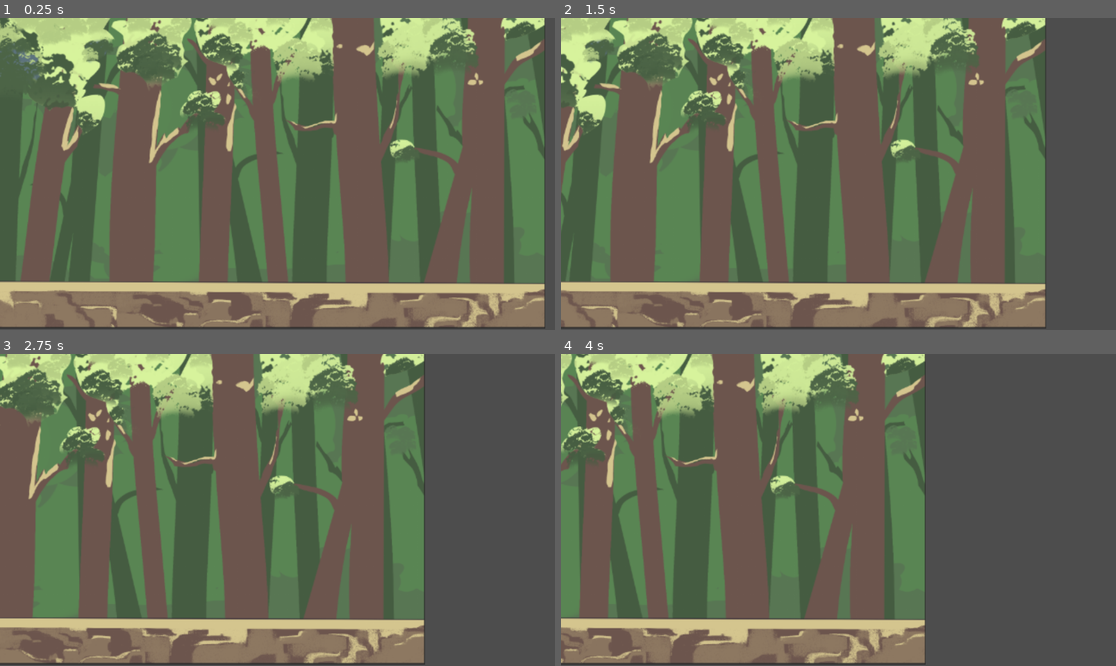
Above: before the commit, frames 1-4 (two rows, left to right).
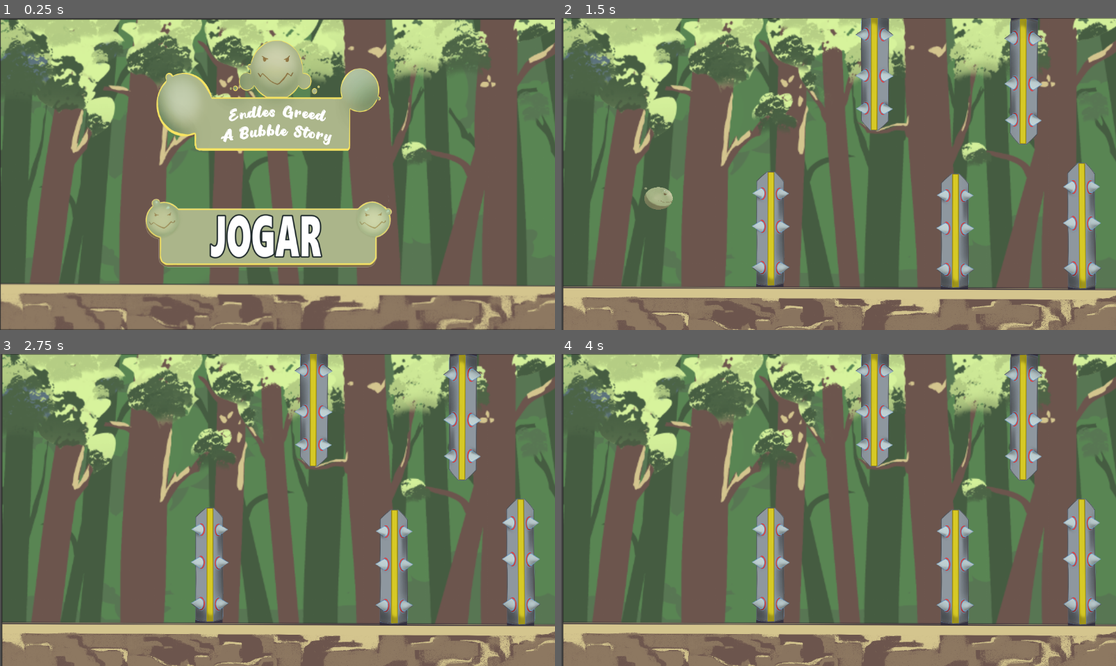
Above: after the commit, the same moments.

Repository: biancasuarz/game-jam
Game: Godot game, scene res://start_scene.tscn
The game is run twice, just before and just after one commit, with the same random seed, the same clock (stepped at 60 frames per second) and the same inputs. Before the commit the project starts from res://scene.tscn.
Inputs (mouse positions are in pixels of both pictures, inside the frame that each line leads up to):
- Up to frame 1 (0.25 s): no input
- Up to frame 2 (1.5 s): click (832, 236) at 0.52 s; tap Enter (ui_accept) at 1.25, 1.35 s; hold Right (ui_right) from 1.28 s (still down)
- Up to frame 3 (2.75 s): keep holding Right (ui_right); tap Enter (ui_accept) at 1.52, 1.82, 2.1, 2.27, 2.57 s
- Up to frame 4 (4 s): release Right (ui_right) at 2.78 s; hold Left (ui_left) 2.78-3.53 s; tap Enter (ui_accept) at 2.85, 3.6, 3.77 s; hold Right (ui_right) from 3.53 s (still down)

The runs differ from the first frame. In frame 1, 53% of the frame differs, in the area x 0-100%, y 0-100%; in frame 2, 71%; in frame 3, 70%; in frame 4, 78%.

Commit message:
consertando o history da main

Diff:
--- /dev/null
+++ b/area_2d.gd
@@ -0,0 +1 @@
+extends Area2D
--- /dev/null
+++ b/armadilha.gd
@@ -0,0 +1,15 @@
+extends Area2D
+
+# Quando o corpo entra na área (por exemplo, o personagem)
+func _on_Area2D_body_entered(body):
+	if body.is_in_group("player"):  # Verifica se o corpo que entrou é o personagem
+		game_over()
+
+# Função que lida com o fim de jogo
+func game_over():
+	print("Game Over!")
+	get_tree().reload_current_scene()  # Reinicia a cena atual
+
+
+func _on_body_entered(body: Node2D) -> void:
+	pass # Replace with function body.
--- /dev/null
+++ b/button.gd
@@ -0,0 +1,17 @@
+extends Button
+
+
+# Called when the node enters the scene tree for the first time.
+func _ready() -> void:
+	pass
+
+# Called every frame. 'delta' is the elapsed time since the previous frame.
+func _process(delta: float) -> void:
+	pass
+
+func _on_parallax_background_2_ready() -> void:
+	var timer = get_node("Timer")
+	timer.timeout.connect(_on_timer_timeout)
+
+func _on_timer_timeout():
+	visible = not visible
--- /dev/null
+++ b/control.gd
@@ -0,0 +1,14 @@
+extends Control
+
+# Referência ao botão
+@onready var reset_button = $Button  # Assume que o botão está diretamente no nó `Control`
+
+func _ready():
+	# Conectar o sinal do botão de reset
+	reset_button.connect("pressed", self, "_on_reset_pressed")
+
+# Função chamada quando o botão de reset é pressionado
+func _on_reset_pressed():
+	print("Resetando o jogo!")
+	# Reiniciar a cena atual
+	get_tree().reload_current_scene()
--- /dev/null
+++ b/game_over_scene.gd
@@ -0,0 +1,15 @@
+extends ParallaxBackground
+
+
+# Called when the node enters the scene tree for the first time.
+func _ready() -> void:
+	pass # Replace with function body.
+
+
+# Called every frame. 'delta' is the elapsed time since the previous frame.
+func _process(delta: float) -> void:
+	pass
+
+
+func _on_button_pressed() -> void:
+	get_tree().change_scene_to_file("res://main_scene.tscn")
--- /dev/null
+++ b/game_over_scene.tscn
@@ -0,0 +1,47 @@
+[gd_scene load_steps=7 format=3 uid="uid://cbsh31yreggdm"]
+
+[ext_resource type="Script" path="res://game_over_scene.gd" id="1_nsw5n"]
+[ext_resource type="Texture2D" uid="uid://wo10b8aodvs2" path="res://assets/background.png" id="2_xw457"]
+[ext_resource type="Texture2D" uid="uid://cvh8t3sgr476" path="res://assets/Game Jam - BOTAO JOGAR.png" id="3_t72ii"]
+[ext_resource type="Texture2D" uid="uid://6m83wo5siwwv" path="res://assets/Game Jam - Tela de Game Over.png" id="4_7l0gd"]
+[ext_resource type="Script" path="res://button.gd" id="4_7r4m7"]
+
+[sub_resource type="GDScript" id="GDScript_fe6m5"]
+script/source = "extends Sprite2D
+
+
+func _on_parallax_background_2_tree_entered() -> void:
+	pass # Replace with function body.
+"
+
+[node name="ParallaxBackground2" type="ParallaxBackground"]
+script = ExtResource("1_nsw5n")
+
+[node name="Sprite2D" type="Sprite2D" parent="."]
+visibility_layer = 512
+position = Vector2(573, 324)
+scale = Vector2(1.85185, 1.82906)
+texture = ExtResource("2_xw457")
+
+[node name="Button" type="Button" parent="."]
+visible = false
+offset_left = 266.0
+offset_top = 392.0
+offset_right = 874.0
+offset_bottom = 573.0
+icon = ExtResource("3_t72ii")
+flat = true
+script = ExtResource("4_7r4m7")
+
+[node name="Timer" type="Timer" parent="Button"]
+wait_time = 2.0
+one_shot = true
+autostart = true
+
+[node name="Sprite2D2" type="Sprite2D" parent="."]
+position = Vector2(544, 150)
+texture = ExtResource("4_7l0gd")
+script = SubResource("GDScript_fe6m5")
+
+[connection signal="ready" from="." to="Button" method="_on_parallax_background_2_ready"]
+[connection signal="pressed" from="Button" to="." method="_on_button_pressed"]
--- /dev/null
+++ b/main_scene.tscn
@@ -0,0 +1,139 @@
+[gd_scene load_steps=15 format=3 uid="uid://cvnio4nx5bdhq"]
+
+[ext_resource type="Texture2D" uid="uid://wo10b8aodvs2" path="res://assets/background.png" id="1_tiiea"]
+[ext_resource type="Texture2D" uid="uid://ct7jrbyccb002" path="res://assets/Game Jam - BG 4.png" id="2_afla5"]
+[ext_resource type="AudioStream" uid="uid://dvlaga5jqfw40" path="res://sounds/01_Musica_tema_Bubble.ogg" id="2_skb8r"]
+[ext_resource type="Texture2D" uid="uid://b466xpqn13o2y" path="res://Game Jam - Bubbles.png" id="2_w67te"]
+[ext_resource type="Script" path="res://player.gd" id="3_d4jhn"]
+[ext_resource type="Script" path="res://area_2d.gd" id="3_snx51"]
+[ext_resource type="Texture2D" uid="uid://d2j13vjblfcg5" path="res://Game Jam - Espinho.png" id="6_hj6sl"]
+[ext_resource type="PackedScene" uid="uid://cbsh31yreggdm" path="res://game_over_scene.tscn" id="7_s6w00"]
+[ext_resource type="AudioStream" uid="uid://dcu08nyjda8hc" path="res://sounds/03_Bubbles Pop 3.ogg" id="8_3u4je"]
+[ext_resource type="AudioStream" uid="uid://s14xxn7pk4f0" path="res://sounds/02_Bubbles Pop 2.ogg" id="9_llgrb"]
+[ext_resource type="PackedScene" uid="uid://c876lqa0k464r" path="res://start_scene.tscn" id="11_3244v"]
+
+[sub_resource type="RectangleShape2D" id="RectangleShape2D_o0o3v"]
+size = Vector2(1151, 96)
+
+[sub_resource type="RectangleShape2D" id="RectangleShape2D_1cgtt"]
+size = Vector2(79, 254.125)
+
+[sub_resource type="CircleShape2D" id="CircleShape2D_02dhi"]
+radius = 29.0
+
+[node name="MainScene" type="Node2D"]
+position = Vector2(-4, 4)
+
+[node name="start_scene" parent="." instance=ExtResource("11_3244v")]
+visible = false
+
+[node name="gameplay" type="ParallaxBackground" parent="."]
+
+[node name="Sprite2D" type="Sprite2D" parent="gameplay"]
+top_level = true
+position = Vector2(579, 328)
+scale = Vector2(1.85507, 1.87464)
+texture = ExtResource("1_tiiea")
+
+[node name="AudioStreamPlayer2D" type="AudioStreamPlayer2D" parent="gameplay/Sprite2D"]
+stream = ExtResource("2_skb8r")
+volume_db = -10.0
+autoplay = true
+parameters/looping = true
+
+[node name="chao" type="ParallaxLayer" parent="gameplay"]
+position = Vector2(-4, 4)
+
+[node name="Sprite2D" type="Sprite2D" parent="gameplay/chao"]
+position = Vector2(583.5, 330)
+scale = Vector2(0.598437, 0.594444)
+texture = ExtResource("2_afla5")
+
+[node name="StaticBody2D" type="StaticBody2D" parent="gameplay/chao"]
+
+[node name="CollisionShape2D" type="CollisionShape2D" parent="gameplay/chao/StaticBody2D"]
+position = Vector2(583, 600)
+shape = SubResource("RectangleShape2D_o0o3v")
+one_way_collision_margin = 0.0
+
+[node name="Area2D" type="Area2D" parent="gameplay"]
+script = ExtResource("3_snx51")
+
+[node name="Sprite2D" type="Sprite2D" parent="gameplay/Area2D"]
+position = Vector2(435, 431)
+scale = Vector2(0.351985, 0.355556)
+texture = ExtResource("6_hj6sl")
+
+[node name="Sprite2D2" type="Sprite2D" parent="gameplay/Area2D"]
+position = Vector2(818, 435)
+scale = Vector2(0.351985, 0.355556)
+texture = ExtResource("6_hj6sl")
+
+[node name="Sprite2D3" type="Sprite2D" parent="gameplay/Area2D"]
+position = Vector2(651, 122)
+rotation = -3.13956
+scale = Vector2(0.351985, 0.355556)
+texture = ExtResource("6_hj6sl")
+
+[node name="Sprite2D4" type="Sprite2D" parent="gameplay/Area2D"]
+position = Vector2(960, 139)
+rotation = -3.13956
+scale = Vector2(0.351985, 0.392193)
+texture = ExtResource("6_hj6sl")
+
+[node name="Sprite2D5" type="Sprite2D" parent="gameplay/Area2D"]
+position = Vector2(1081, 424)
+rotation = -0.00866318
+scale = Vector2(0.351985, 0.392193)
+texture = ExtResource("6_hj6sl")
+
+[node name="CollisionShape2D" type="CollisionShape2D" parent="gameplay/Area2D"]
+position = Vector2(439, 447)
+shape = SubResource("RectangleShape2D_1cgtt")
+
+[node name="CollisionShape2D3" type="CollisionShape2D" parent="gameplay/Area2D"]
+position = Vector2(658, 94)
+shape = SubResource("RectangleShape2D_1cgtt")
+
+[node name="CollisionShape2D4" type="CollisionShape2D" parent="gameplay/Area2D"]
+position = Vector2(964, 147)
+shape = SubResource("RectangleShape2D_1cgtt")
+
+[node name="CollisionShape2D5" type="CollisionShape2D" parent="gameplay/Area2D"]
+position = Vector2(1086, 423.875)
+shape = SubResource("RectangleShape2D_1cgtt")
+
+[node name="CollisionShape2D2" type="CollisionShape2D" parent="gameplay/Area2D"]
+position = Vector2(822, 451.063)
+shape = SubResource("RectangleShape2D_1cgtt")
+
+[node name="Player" type="CharacterBody2D" parent="." groups=["player"]]
+script = ExtResource("3_d4jhn")
+
+[node name="Sprite2D" type="Sprite2D" parent="Player"]
+position = Vector2(146, 436)
+scale = Vector2(0.101667, 0.0799996)
+texture = ExtResource("2_w67te")
+
+[node name="jump" type="AudioStreamPlayer2D" parent="Player/Sprite2D"]
+position = Vector2(7.84302, 41.355)
+stream = ExtResource("8_3u4je")
+autoplay = true
+
+[node name="pop" type="AudioStreamPlayer2D" parent="Player/Sprite2D"]
+stream = ExtResource("9_llgrb")
+
+[node name="Timer" type="Timer" parent="Player/Sprite2D"]
+wait_time = 0.5
+autostart = true
+
+[node name="CollisionShape2D" type="CollisionShape2D" parent="Player"]
+position = Vector2(146, 437)
+shape = SubResource("CircleShape2D_02dhi")
+one_way_collision_margin = 0.0
+
+[node name="game_over" parent="." instance=ExtResource("7_s6w00")]
+visible = false
+
+[connection signal="body_entered" from="gameplay/Area2D" to="gameplay/Area2D" method="_on_body_entered"]
+[connection signal="body_entered" from="gameplay/Area2D" to="Player" method="_on_area_2d_body_entered"]
--- /dev/null
+++ b/new_script.gd
@@ -0,0 +1,11 @@
+extends Node
+
+
+# Called when the node enters the scene tree for the first time.
+func _ready() -> void:
+	pass # Replace with function body.
+
+
+# Called every frame. 'delta' is the elapsed time since the previous frame.
+func _process(delta: float) -> void:
+	pass
--- /dev/null
+++ b/player.gd
@@ -0,0 +1,37 @@
+extends CharacterBody2D
+
+const SPEED = 300.0
+const JUMP_VELOCITY = -700.0
+
+func _physics_process(delta: float) -> void:
+	# Add the gravity.
+	if not is_on_floor():
+		velocity += get_gravity() * delta
+
+	# Handle jump.
+	if Input.is_action_just_pressed("ui_accept"):
+		velocity.y = JUMP_VELOCITY
+		$Sprite2D/jump.play()
+
+	# Get the input direction and handle the movement/deceleration.
+	# As good practice, you should replace UI actions with custom gameplay actions.
+	var direction := Input.get_axis("ui_left", "ui_right")
+	if direction:
+		velocity.x = direction * SPEED
+	else:
+		velocity.x = move_toward(velocity.x, 0, SPEED)
+
+	move_and_slide()
+
+func _on_area_2d_body_entered(body: Node2D) -> void:
+	if body.is_in_group("player"):  # Verifica se o objeto que entrou é o personagem
+		game_over()
+
+# Função que lida com o fim do jogo
+func game_over():
+	$Sprite2D/pop.play()
+	var timer = get_node("Sprite2D/Timer")
+	timer.timeout.connect(_on_timer_timeout)
+
+func _on_timer_timeout():
+	get_tree().change_scene_to_file("res://game_over_scene.tscn")
--- a/project.godot
+++ b/project.godot
@@ -10,15 +10,15 @@
 
 [application]
 
-config/name="bubble"
-run/main_scene="res://scene.tscn"
-config/features=PackedStringArray("4.3", "Mobile")
+config/name="Endless Greed, a bubble story"
+run/main_scene="res://start_scene.tscn"
+config/features=PackedStringArray("4.3", "Forward Plus")
 config/icon="res://icon.svg"
+
+[display]
+
+window/size/resizable=false
 
 [dotnet]
 
-project/assembly_name="bubble"
-
-[rendering]
-
-renderer/rendering_method="mobile"
+project/assembly_name="biancateste"
--- a/sprite_2d.gd
+++ /dev/null
@@ -1,11 +0,0 @@
-extends Node2D
-
-const VELOCIDADE = 100
-const LIMITE_LOOP = -1920  # Ajuste de acordo com a largura da sua imagem
-
-func _process(delta):
-	position.x -= VELOCIDADE * delta
-
-	# Verifica se a paisagem saiu da tela e reinicia a posição
-	if position.x <= LIMITE_LOOP:
-		position.x = 0
--- /dev/null
+++ b/start_scene.gd
@@ -0,0 +1,15 @@
+extends ParallaxBackground
+
+
+# Called when the node enters the scene tree for the first time.
+func _ready() -> void:
+	pass # Replace with function body.
+
+
+# Called every frame. 'delta' is the elapsed time since the previous frame.
+func _process(delta: float) -> void:
+	pass
+
+
+func _on_button_pressed() -> void:
+		get_tree().change_scene_to_file("res://main_scene.tscn")
--- /dev/null
+++ b/start_scene.tscn
@@ -0,0 +1,39 @@
+[gd_scene load_steps=6 format=3 uid="uid://c876lqa0k464r"]
+
+[ext_resource type="Texture2D" uid="uid://wo10b8aodvs2" path="res://assets/background.png" id="1_aeje3"]
+[ext_resource type="Script" path="res://start_scene.gd" id="1_b73dv"]
+[ext_resource type="AudioStream" uid="uid://dvlaga5jqfw40" path="res://sounds/01_Musica_tema_Bubble.ogg" id="2_qg7iq"]
+[ext_resource type="Texture2D" uid="uid://cvh8t3sgr476" path="res://assets/Game Jam - BOTAO JOGAR.png" id="3_e1y2j"]
+[ext_resource type="Texture2D" uid="uid://b5eoink6rn5ox" path="res://Game Jam - titulo.png" id="5_as1ar"]
+
+[node name="ParallaxBackground3" type="ParallaxBackground"]
+script = ExtResource("1_b73dv")
+
+[node name="Sprite2D" type="Sprite2D" parent="."]
+position = Vector2(579.25, 325.75)
+scale = Vector2(1.86715, 1.84758)
+texture = ExtResource("1_aeje3")
+
+[node name="AudioStreamPlayer2D" type="AudioStreamPlayer2D" parent="."]
+stream = ExtResource("2_qg7iq")
+volume_db = -10.0
+autoplay = true
+parameters/looping = true
+
+[node name="Button" type="Button" parent="."]
+anchors_preset = -1
+anchor_right = 0.07
+anchor_bottom = 0.208
+offset_left = 265.0
+offset_top = 364.0
+offset_right = 792.36
+offset_bottom = 410.216
+icon = ExtResource("3_e1y2j")
+flat = true
+
+[node name="Sprite2D2" type="Sprite2D" parent="."]
+position = Vector2(560, 160)
+scale = Vector2(0.45, 0.509444)
+texture = ExtResource("5_as1ar")
+
+[connection signal="pressed" from="Button" to="." method="_on_button_pressed"]
--- /dev/null
+++ b/testeee.tscn
@@ -0,0 +1,33 @@
+[gd_scene load_steps=3 format=3 uid="uid://7d8t7wk6uh57"]
+
+[ext_resource type="Texture2D" uid="uid://bg4q1cfc6w7cp" path="res://mneu amigo mt bom.webp" id="1_7ibae"]
+[ext_resource type="Script" path="res://control.gd" id="1_yjb0q"]
+
+[node name="Node2D" type="Node2D"]
+
+[node name="Control" type="Control" parent="."]
+layout_mode = 3
+anchors_preset = 0
+offset_right = 40.0
+offset_bottom = 40.0
+script = ExtResource("1_yjb0q")
+
+[node name="TextureRect" type="TextureRect" parent="Control"]
+layout_mode = 0
+offset_right = 40.0
+offset_bottom = 40.0
+texture = ExtResource("1_7ibae")
+
+[node name="Label" type="Label" parent="Control"]
+offset_left = 467.0
+offset_top = 212.0
+offset_right = 599.0
+offset_bottom = 239.0
+text = "acabou asdasdas"
+
+[node name="Button" type="Button" parent="Control"]
+offset_left = 519.0
+offset_top = 256.0
+offset_right = 556.0
+offset_bottom = 277.0
+text = "Reset"
Binary file added: Game Jam - Bubbles.png
Not shown, added: Game Jam - Bubbles.png.import
Binary file added: Game Jam - Espinho.png
Not shown, added: Game Jam - Espinho.png.import
Binary file added: Game Jam - titulo.png
Not shown, added: Game Jam - titulo.png.import
Binary file added: aaaa.jpg
Not shown, added: aaaa.jpg.import
Binary file added: assets/Game Jam - BG 1.png
Not shown, added: assets/Game Jam - BG 1.png.import
Binary file added: assets/Game Jam - BG 4.png
Not shown, added: assets/Game Jam - BG 4.png.import
(and 31 more such lines)
